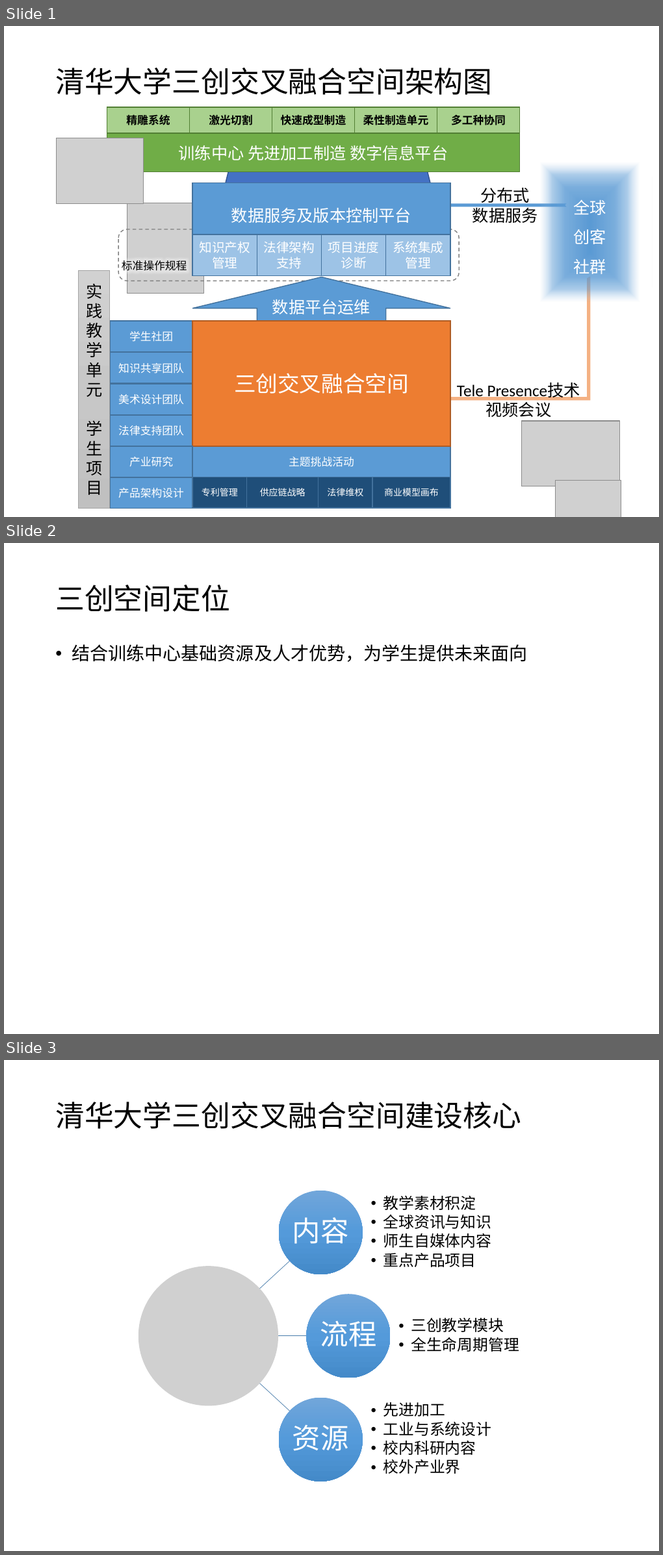
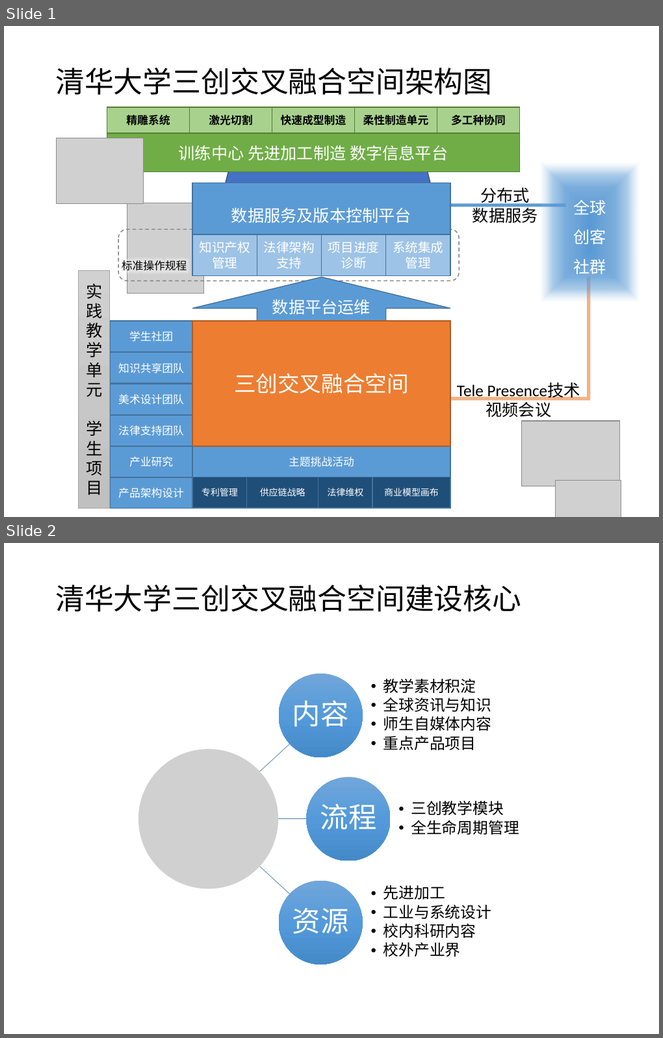
Before and after one commit to woodyme/i.center_my_workzone, a slide deck: 训练中心创客交叉融合空间建设/doc/创客融合空间运行模式.pptx. Shown one above the other, each under a label of ours: slides 1, 2 and 3 before the commit, slides 1 and 2 after it. The pictures are 663x1555 and 663x1038 pixels, drawn with LibreOffice and Linux fonts; fonts in the diff are those of the drawing; grey boxes stand for pictures. Boxes give left, top, right and bottom in pixels: in the first picture for what was removed or moved away, otherwise in the second. Text is boxed around its words. In the diff, an @@ line names an element or a change of style, - is before the commit and + after.

```diff
--- a/训练中心创客交叉融合空间建设/doc/创客融合空间运行模式.pptx
+++ b/训练中心创客交叉融合空间建设/doc/创客融合空间运行模式.pptx
@@ slide 2 removed at <box>4,543,659,1034</box>, background #FFFFFF @@
@@ title removed at <box>55,585,230,612</box> @@
-三创空间定位
@@ text removed at <box>72,644,528,662</box> @@
-• 结合训练中心基础资源及人才优势，为学生提供未来面向
@@ what was slide 3 is now slide 2 @@
```
Also in this commit, not shown: 2 slides changed, 5 other files.
